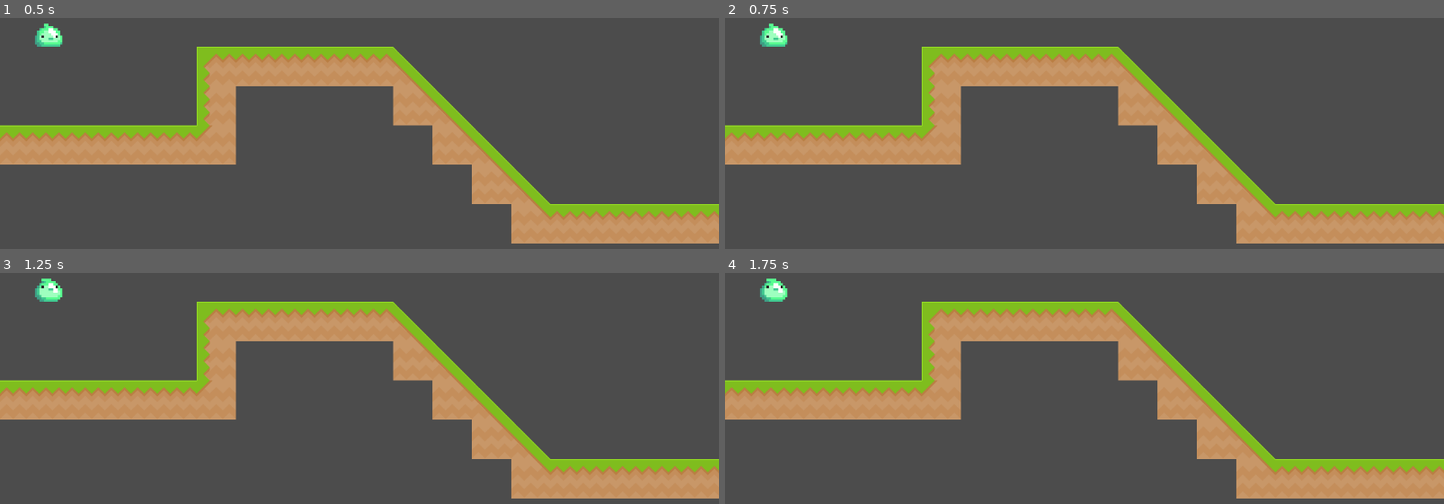
Above: before the commit, frames 1-4 (two rows, left to right).
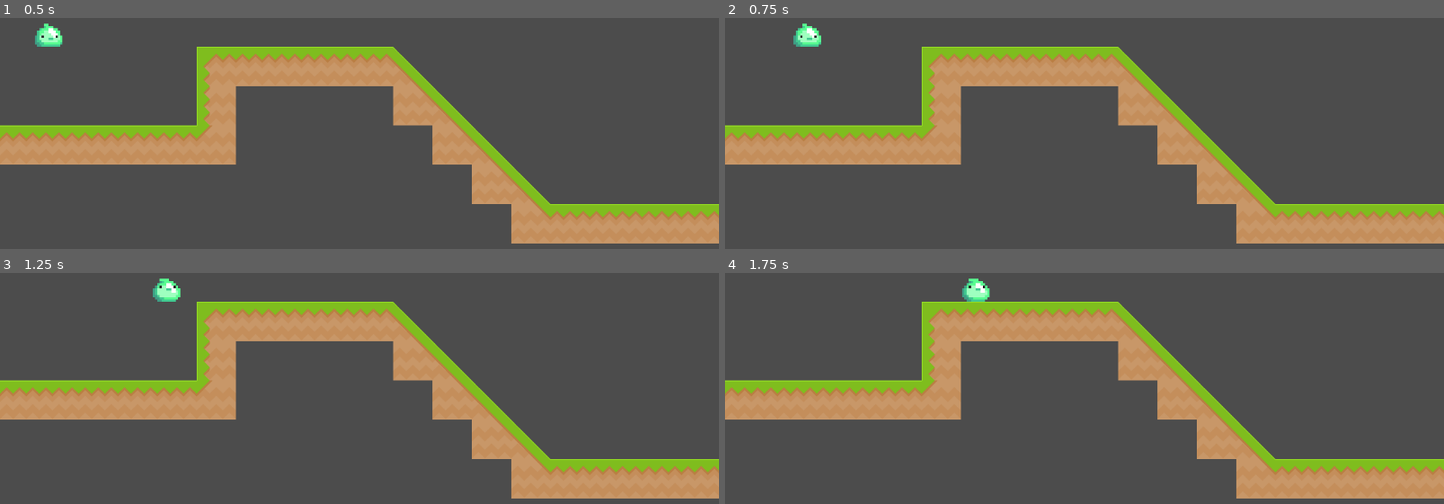
Above: after the commit, the same moments.

Repository: jtara1/InhaleGreenSubsistence
Game: Godot game, scene res://scenes/Main.tscn
The game is run twice, just before and just after one commit, with the same random seed, the same clock (stepped at 60 frames per second) and the same inputs.
Inputs:
- Up to frame 1 (0.5 s): no input
- Up to frame 2 (0.75 s): tap Enter at 0.5 s; hold D (move_right, bound only after the commit) from 0.53 s (still down); tap Space (jump, bound only after the commit) at 0.6 s
- Up to frame 3 (1.25 s): keep holding D (move_right, bound only after the commit); tap Space (jump, bound only after the commit) at 0.77, 1.07 s
- Up to frame 4 (1.75 s): keep holding D (move_right, bound only after the commit); tap Space (jump, bound only after the commit) at 1.35, 1.52 s

Frame 1 is identical in both runs. In frame 2, 0.6% of the frame differs, in the area x 4-14%, y 2-13%; in frame 3, 0.6%; in frame 4, 0.6%, in the area x 4-37%, y 2-13%.

Commit message:
add: basic wasd scripted movement

Diff:
--- a/project.godot
+++ b/project.godot
@@ -35,6 +35,44 @@
 window/size/width=1280
 window/size/height=720
 
+[input]
+
+move_right={
+"deadzone": 0.5,
+"events": [ Object(InputEventKey,"resource_local_to_scene":false,"resource_name":"","device":0,"alt":false,"shift":false,"control":false,"meta":false,"command":false,"pressed":false,"scancode":68,"unicode":0,"echo":false,"script":null)
+ ]
+}
+move_down={
+"deadzone": 0.5,
+"events": [ Object(InputEventKey,"resource_local_to_scene":false,"resource_name":"","device":0,"alt":false,"shift":false,"control":false,"meta":false,"command":false,"pressed":false,"scancode":83,"unicode":0,"echo":false,"script":null)
+ ]
+}
+move_left={
+"deadzone": 0.5,
+"events": [ Object(InputEventKey,"resource_local_to_scene":false,"resource_name":"","device":0,"alt":false,"shift":false,"control":false,"meta":false,"command":false,"pressed":false,"scancode":65,"unicode":0,"echo":false,"script":null)
+ ]
+}
+move_up={
+"deadzone": 0.5,
+"events": [ Object(InputEventKey,"resource_local_to_scene":false,"resource_name":"","device":0,"alt":false,"shift":false,"control":false,"meta":false,"command":false,"pressed":false,"scancode":87,"unicode":0,"echo":false,"script":null)
+ ]
+}
+jump={
+"deadzone": 0.5,
+"events": [ Object(InputEventKey,"resource_local_to_scene":false,"resource_name":"","device":0,"alt":false,"shift":false,"control":false,"meta":false,"command":false,"pressed":false,"scancode":32,"unicode":0,"echo":false,"script":null)
+ ]
+}
+shoot={
+"deadzone": 0.5,
+"events": [ Object(InputEventMouseButton,"resource_local_to_scene":false,"resource_name":"","device":0,"alt":false,"shift":false,"control":false,"meta":false,"command":false,"button_mask":0,"position":Vector2( 0, 0 ),"global_position":Vector2( 0, 0 ),"factor":1.0,"button_index":1,"pressed":false,"doubleclick":false,"script":null)
+ ]
+}
+dodge={
+"deadzone": 0.5,
+"events": [ Object(InputEventKey,"resource_local_to_scene":false,"resource_name":"","device":0,"alt":false,"shift":false,"control":false,"meta":false,"command":false,"pressed":false,"scancode":16777237,"unicode":0,"echo":false,"script":null)
+ ]
+}
+
 [rendering]
 
 environment/default_environment="res://default_env.tres"
--- a/scripts/character/CharacterMovement.gd
+++ b/scripts/character/CharacterMovement.gd
@@ -1,12 +1,18 @@
 extends KinematicBody2D
 
 export(float) var speed = 300.0
+
 
 func _physics_process(delta):
 	var movement = Vector2()
 
 	if Input.is_action_pressed("move_right"):
 		movement += Vector2.RIGHT
+	if Input.is_action_pressed("move_down"):
+		movement += Vector2.DOWN
+	if Input.is_action_pressed("move_left"):
+		movement += Vector2.LEFT
+	if Input.is_action_pressed("move_up"):
+		movement += Vector2.UP
 
-	print(movement)
 	position += movement * speed * delta
